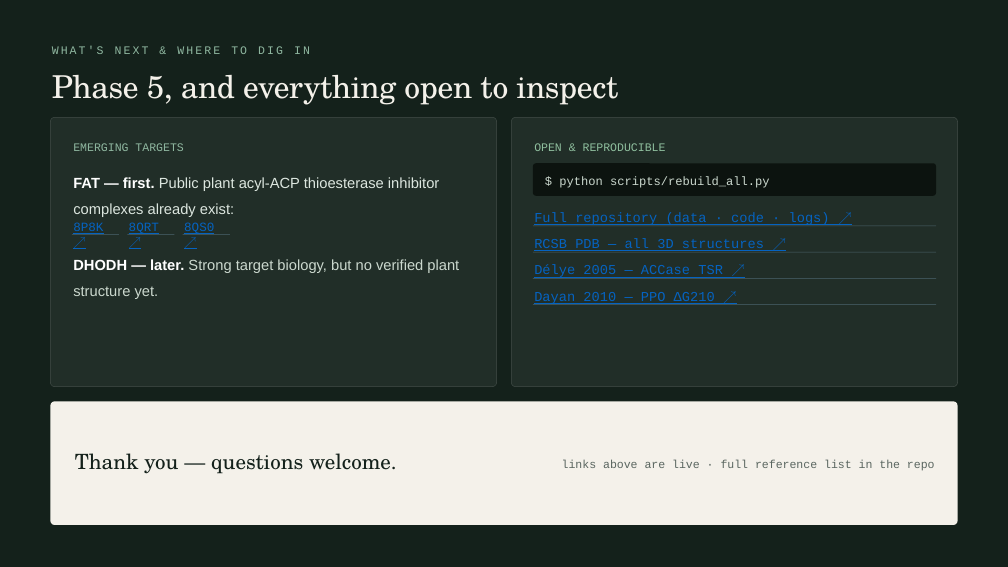
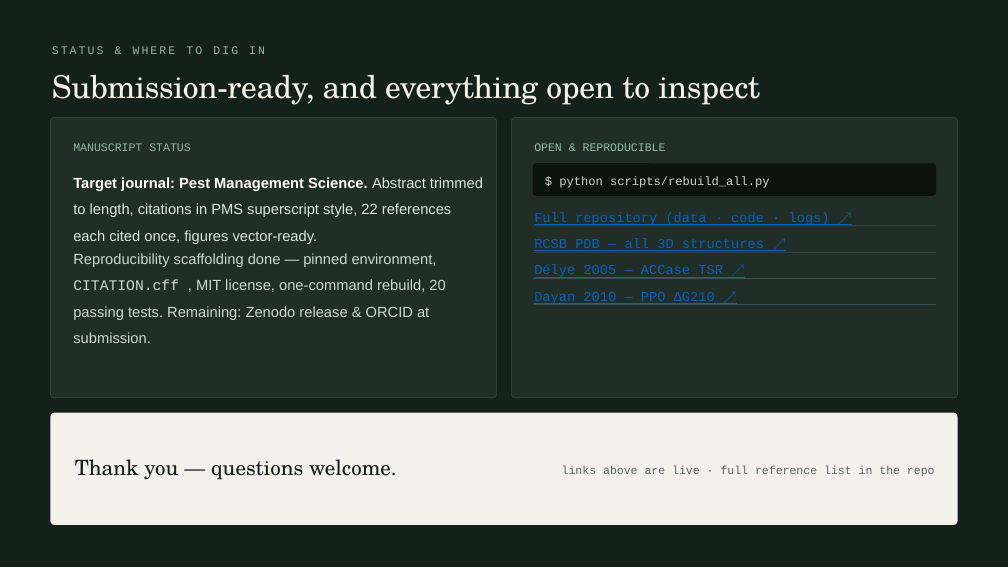
Before and after one commit to gzc0063-hub/herbicide-resistance-structural-bioinf, a slide deck: slide 24 of output/presentations/herbicide_resistance_structural_bioinformatics_talk.pptx (slide 21 before the commit). Drawn at 1008x567 pixels with LibreOffice and Linux fonts; fonts in the diff are those of the drawing. Boxes give left, top, right and bottom in pixels: in the first picture for what was removed or moved away, otherwise in the second. Text is boxed around its words. In the diff, an @@ line names an element or a change of style, - is before the commit and + after.

```diff
--- a/output/presentations/herbicide_resistance_structural_bioinformatics_talk.pptx
+++ b/output/presentations/herbicide_resistance_structural_bioinformatics_talk.pptx
@@ text at box(52, 46, 265, 54): text changed @@
-WHAT'S NEXT & WHERE TO DIG IN
+STATUS & WHERE TO DIG IN
@@ text at box(52, 75, 760, 105): text changed @@
-Phase 5, and everything open to inspect
+Submission-ready, and everything open to inspect
@@ rounded rectangle: place and size @@
-rounded rectangle at box(50, 117, 496, 387)
+rounded rectangle at box(50, 117, 496, 398)
@@ proportions changed in 3 elements at box(50, 413, 958, 525), box(50, 117, 496, 398), box(512, 117, 958, 398) @@
@@ rounded rectangle: place and size @@
-rounded rectangle at box(512, 117, 958, 387)
+rounded rectangle at box(512, 117, 958, 398)
@@ text at box(73, 143, 190, 151): text changed @@
-EMERGING TARGETS
+MANUSCRIPT STATUS
@@ text removed at box(73, 177, 439, 217) @@
-FAT — first. Public plant acyl-ACP thioesterase inhibitor complexes already exist:
@@ text added at box(73, 177, 483, 244), 21 pt, text #DCE6DF @@
+Target journal: Pest Management Science. Abstract trimmed to length, citations in PMS superscript style, 22 references each cited once, figures vector-ready.
@@ rectangle removed at box(72, 234, 119, 235) @@
@@ text removed at box(73, 223, 103, 234) @@
-8P8K ↗
@@ rectangle removed at box(128, 234, 174, 235) @@
@@ text removed at box(129, 223, 159, 234) @@
-8QRT ↗
@@ rectangle removed at box(183, 234, 230, 235) @@
@@ text removed at box(184, 222, 214, 234) @@
-8QS0 ↗
@@ text removed at box(73, 259, 459, 299) @@
-DHODH — later. Strong target biology, but no verified plant structure yet.
@@ text added at box(73, 253, 445, 320), 21 pt, text #CBD8CE @@
+Reproducibility scaffolding done — pinned environment, CITATION.cff , MIT license, one-command rebuild, 20 passing tests. Remaining: Zenodo release & ORCID at submission.
@@ rounded rectangle: place and size @@
-rounded rectangle at box(50, 401, 958, 525)
+rounded rectangle at box(50, 413, 958, 525)
@@ text "Thank you — questions welcome.": place and size @@
-text "Thank you — questions welcome." at box(75, 453, 397, 474)
+text "Thank you — questions welcome." at box(75, 459, 397, 480)
@@ text "links above are live · ...": place and size @@
-text "links above are live · ..." at box(562, 460, 935, 471)
+text "links above are live · ..." at box(562, 466, 935, 477)
```
Also in this commit, not shown: 2 other slides changed, 3 slides added, 3 other files.
